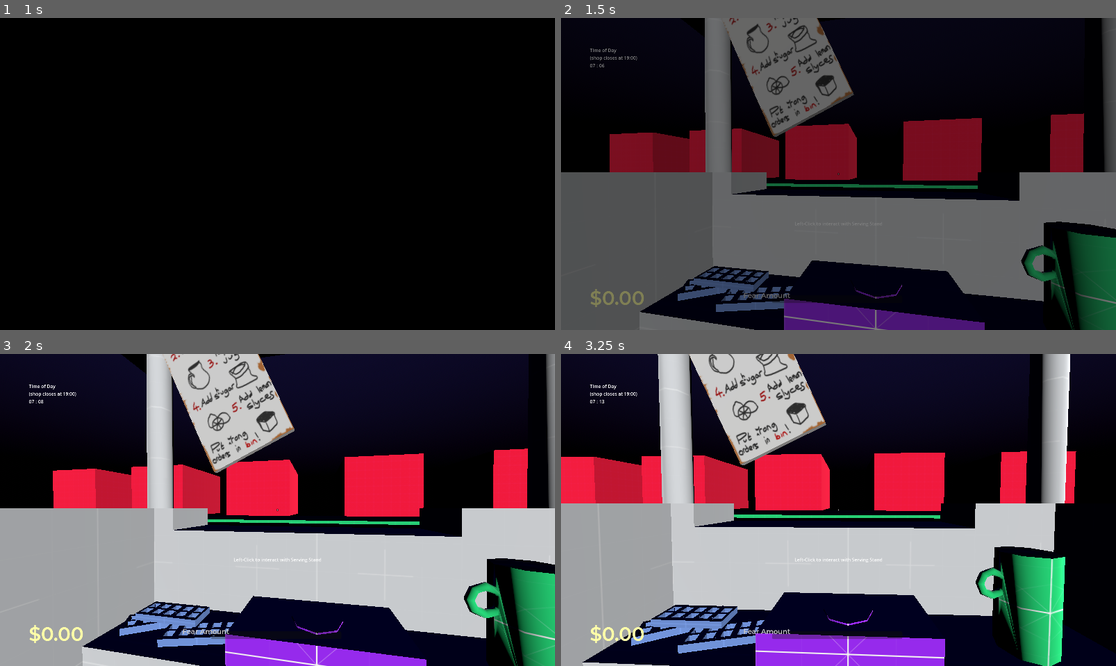
Above: before the commit, frames 1-4 (two rows, left to right).
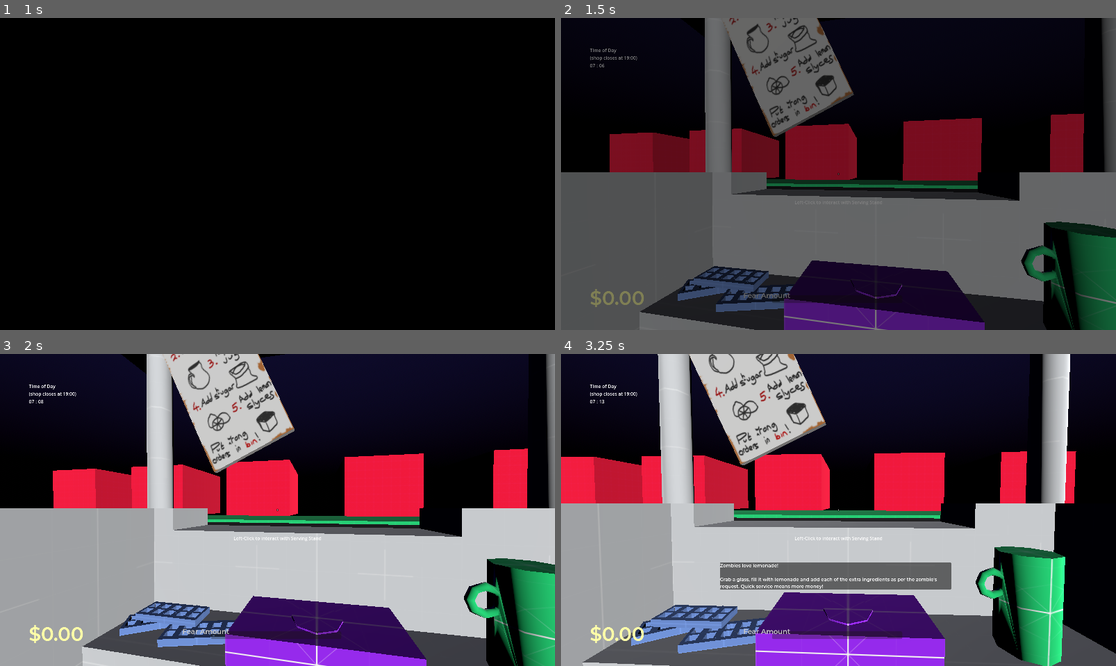
Above: after the commit, the same moments.

Repository: joshuaclarkuk/ProjectLemonade
Game: Godot game, scene res://Levels/main.tscn
Two runs of this game, one before a commit and one after it. Both use one fixed random seed, a clock stepped at 60 frames per second and the inputs below. This scene is started directly instead of the project's main scene.
Inputs (mouse positions are in pixels of both pictures, inside the frame that each line leads up to):
- Up to frame 1 (1 s): tap Enter at 0.5 s; move the mouse to (305, 174) at 0.52 s; press the mouse at (305, 174) at 0.53 s
- Up to frame 2 (1.5 s): tap Enter at 1.25 s; move the mouse to (810, 174) at 1.27 s; release the mouse at (810, 174) at 1.28 s; click (810, 174) at 1.35 s
- Up to frame 3 (2 s): no input
- Up to frame 4 (3.25 s): tap Enter at 2, 2.75 s; move the mouse to (849, 503) at 2.02 s; press the mouse at (849, 503) at 2.03 s; move the mouse to (832, 516) at 2.77 s; release the mouse at (832, 516) at 2.78 s; click (832, 516) at 2.85 s

Frame 1 is identical in both runs. In frame 2, 5.0% of the frame differs, in the area x 14-100%, y 51-100%; in frame 3, 10%; in frame 4, 15%, in the area x 3-100%, y 50-100%.

Commit message:
Tutorial Text Working
Now displays basic tutorial text at the beginning

Diff:
--- a/Levels/main.tscn
+++ b/Levels/main.tscn
@@ -293,6 +293,7 @@
 one_shot = true
 
 [node name="BlackFadeScreen" type="TextureRect" parent="."]
+visible = false
 offset_right = 40.0
 offset_bottom = 40.0
 mouse_filter = 2
--- a/Player/player.tscn
+++ b/Player/player.tscn
@@ -1,10 +1,11 @@
-[gd_scene load_steps=9 format=3 uid="uid://7b4lgevh5krm"]
+[gd_scene load_steps=10 format=3 uid="uid://7b4lgevh5krm"]
 
 [ext_resource type="Script" path="res://Scripts/Player/player.gd" id="1_xuf3f"]
 [ext_resource type="Script" path="res://Scripts/Player/smooth_camera.gd" id="2_vw5h8"]
 [ext_resource type="Texture2D" uid="uid://dy1hydavrxcs0" path="res://Assets/Textures/crosshair001.png" id="3_2ch81"]
 [ext_resource type="FontFile" uid="uid://nuspnysmmlfs" path="res://Assets/Fonts/Montserrat-SemiBold.ttf" id="3_upe0n"]
 [ext_resource type="LabelSettings" uid="uid://d4fl2tpapuv5y" path="res://Themes/default_label_settings.tres" id="4_76tog"]
+[ext_resource type="PackedScene" uid="uid://bj473wjnr1ry8" path="res://Player/tutorial_panel.tscn" id="6_v4tok"]
 
 [sub_resource type="CapsuleShape3D" id="CapsuleShape3D_rfkup"]
 radius = 0.4
@@ -59,12 +60,13 @@
 anchor_top = 0.5
 anchor_right = 0.5
 anchor_bottom = 0.5
-offset_left = -51.5
-offset_top = 160.0
-offset_right = 51.5
-offset_bottom = 183.0
+offset_left = -125.5
+offset_top = 86.0
+offset_right = 125.5
+offset_bottom = 109.0
 grow_horizontal = 2
 grow_vertical = 2
+text = "Left-click to interact with: \"TEST\""
 horizontal_alignment = 1
 vertical_alignment = 1
 
@@ -164,3 +166,5 @@
 label_settings = ExtResource("4_76tog")
 horizontal_alignment = 1
 vertical_alignment = 1
+
+[node name="TutorialPanel" parent="." instance=ExtResource("6_v4tok")]
--- /dev/null
+++ b/Player/tutorial_panel.tscn
@@ -0,0 +1,30 @@
+[gd_scene load_steps=4 format=3 uid="uid://bj473wjnr1ry8"]
+
+[ext_resource type="Script" path="res://Scripts/TutorialText/tutorial_text.gd" id="1_mjxrh"]
+[ext_resource type="FontFile" uid="uid://nuspnysmmlfs" path="res://Assets/Fonts/Montserrat-SemiBold.ttf" id="2_0ofig"]
+
+[sub_resource type="LabelSettings" id="LabelSettings_s5ogn"]
+font = ExtResource("2_0ofig")
+
+[node name="TutorialPanel" type="PanelContainer"]
+anchors_preset = 7
+anchor_left = 0.5
+anchor_top = 1.0
+anchor_right = 0.5
+anchor_bottom = 1.0
+offset_left = -410.0
+offset_top = -310.0
+offset_right = 390.0
+offset_bottom = -265.0
+grow_horizontal = 2
+grow_vertical = 0
+size_flags_horizontal = 0
+size_flags_vertical = 4
+script = ExtResource("1_mjxrh")
+
+[node name="TutorialText" type="Label" parent="."]
+custom_minimum_size = Vector2(800, 0)
+layout_mode = 2
+text = "Tutorial Text: This is tester text to see what the tutorial text will look like when appearing on screen. I need to know how many lines I'm able to write before it starts to look terrible"
+label_settings = SubResource("LabelSettings_s5ogn")
+autowrap_mode = 2
--- a/Scripts/Player/player.gd
+++ b/Scripts/Player/player.gd
@@ -9,6 +9,7 @@
 @onready var day_timer_label_hours: Label = $GameUI/VBoxContainer/DayTimerLabelContainer/DayTimerLabelHours
 @onready var day_timer_label_minutes: Label = $GameUI/VBoxContainer/DayTimerLabelContainer/DayTimerLabelMinutes
 @onready var fear_bar: ProgressBar = $GameUI/FearBar
+@onready var tutorial_panel: PanelContainer = $TutorialPanel
 
 @export_range(0.001, 0.005) var mouse_sensitivity: float = 0.002
 @export var combo_multiplier_to_add: float = 0.2
@@ -90,9 +91,9 @@
 
 func update_interact_UI() -> void:
 	if !interact_ui_updated:
-		interact_label.set_visible(true)
-		interact_label.text = str("Left-Click to interact with ", object_to_interact_with.string_name)
-		interact_ui_updated = true
+			interact_label.set_visible(true)
+			interact_label.text = str("Left-Click to interact with ", object_to_interact_with.string_name)
+			interact_ui_updated = true
 
 
 func update_money_UI() -> void:
--- /dev/null
+++ b/Scripts/TutorialText/opening_text.tres
@@ -0,0 +1,14 @@
+[gd_resource type="Resource" script_class="TutorialTextRes" load_steps=2 format=3 uid="uid://5m4424uu87il"]
+
+[ext_resource type="Script" path="res://Scripts/TutorialText/tutorial_text_resource.gd" id="1_ngw3t"]
+
+[resource]
+script = ExtResource("1_ngw3t")
+text_to_display = Array[String](["Zombies love lemonade!
+
+Grab a glass, fill it with lemonade and add each of the extra ingredients as per the zombie's request. Quick service means more money!", "Zombies hate mistakes!
+
+Failure to fulfil the correct order will anger the zombie and cause your fear meter to rise. Throw incorrect drinks in the bin instead of serving!", "Zombies hate queueing!
+
+Leaving one standing in line for too long will make them angry, raising your fear meter"])
+time_to_display = 8.0
--- /dev/null
+++ b/Scripts/TutorialText/tutorial_text.gd
@@ -0,0 +1,37 @@
+extends PanelContainer
+
+@onready var tutorial_text: Label = $TutorialText
+
+const OPENING_TEXT = preload("res://Scripts/TutorialText/opening_text.tres")
+
+var is_displaying_text: bool = false
+var current_text_resource: TutorialTextRes = null
+var current_text_index: int = 0
+
+
+func _ready() -> void:
+	set_visible(false)
+	var display_opening_text_tween = create_tween()
+	display_opening_text_tween.tween_callback(display_tutorial_text.bind(OPENING_TEXT)).set_delay(3.0)
+
+
+func display_tutorial_text(text_resource: TutorialTextRes) -> void:
+	current_text_resource = text_resource
+	is_displaying_text = true
+	set_visible(true)
+	tutorial_text.text = text_resource.text_to_display[current_text_index]
+	var tween = create_tween()
+	tween.tween_callback(hide_tutorial_text).set_delay(text_resource.time_to_display)
+
+
+func hide_tutorial_text() -> void:
+	if !current_text_resource: return
+
+	if current_text_resource.text_to_display.size() - 1 > current_text_index:
+		current_text_index += 1
+		display_tutorial_text(current_text_resource)
+	else:
+		is_displaying_text = false
+		set_visible(false)
+		current_text_resource = null
+		current_text_index = 0
--- /dev/null
+++ b/Scripts/TutorialText/tutorial_text_resource.gd
@@ -0,0 +1,4 @@
+class_name TutorialTextRes extends Resource
+
+@export_multiline var text_to_display: Array[String] = []
+@export var time_to_display: float = 6.0
--- a/Scripts/main.gd
+++ b/Scripts/main.gd
@@ -117,7 +117,7 @@
 		if time_left_in_day <= 0.0:
 			end_day()
 
-	if !day_has_ended:
+	if time_left_in_day > 0.0:
 		# Rotate sun
 		sun_current_rotation += sun_rotation_increment * delta
 		if sun_current_rotation > 360.0:
@@ -174,7 +174,7 @@
 
 
 func spawn_zombie() -> void:
-	if !day_has_ended:
+	if time_left_in_day > 0.0:
 		var zombie_instance = zombie.instantiate()
 		zombies_spawned += 1
 		zombie_manager.add_child(zombie_instance)
